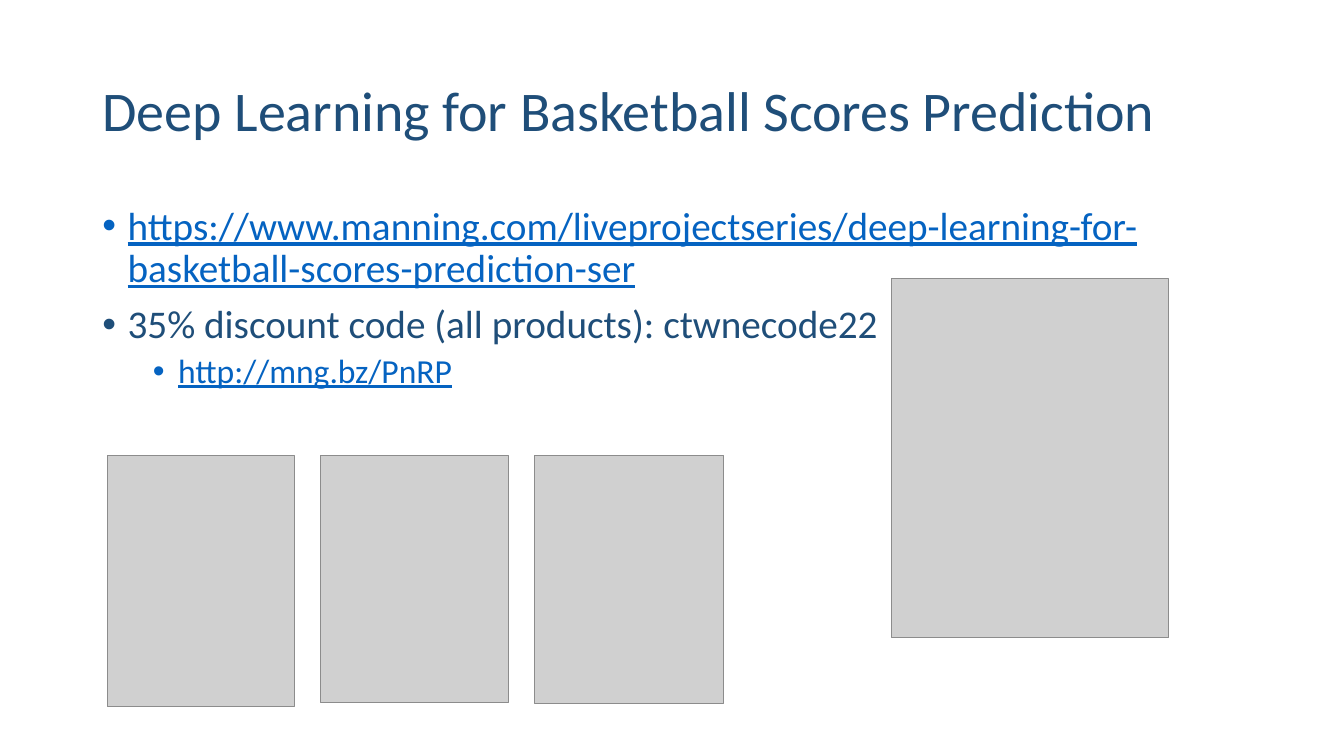
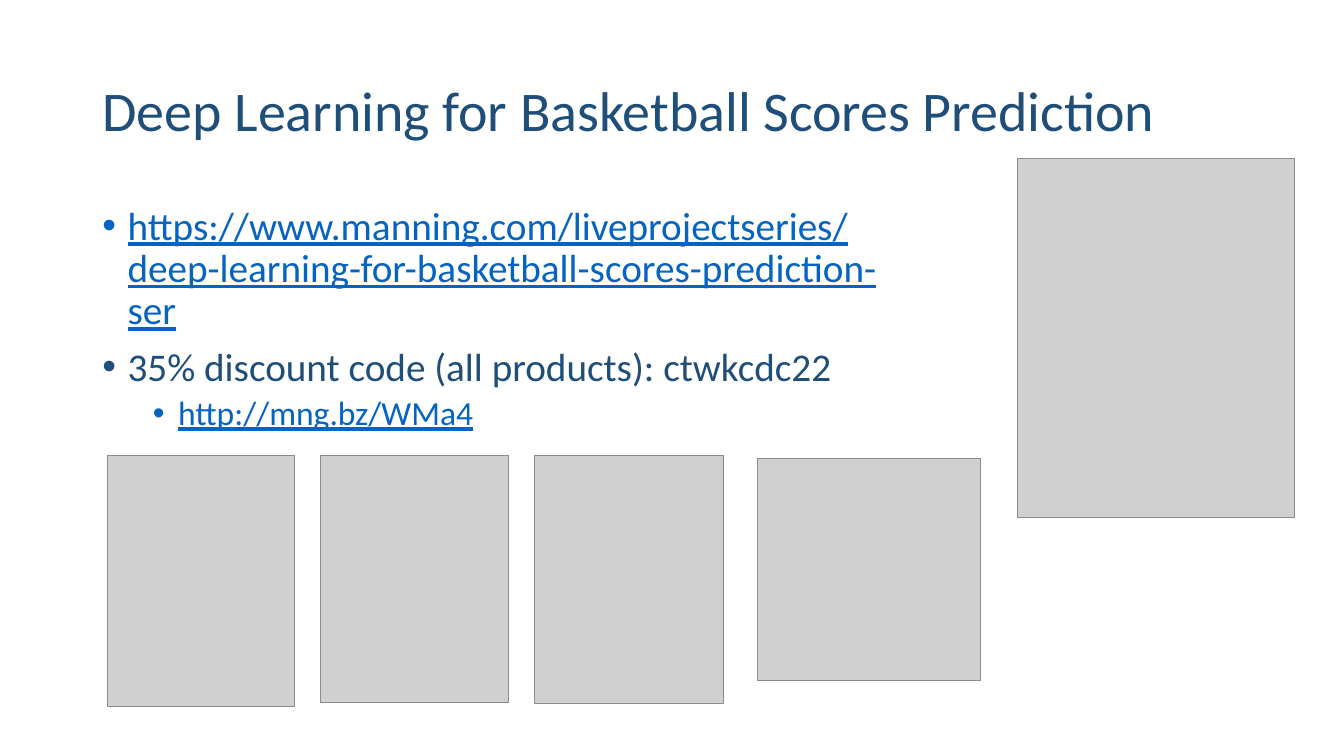
Before and after one commit to ehennis/Blog, a slide deck: slide 4 of UsingYourModels/DL-KCDC.pptx. Drawn at 1344x756 pixels with LibreOffice and Linux fonts; fonts in the diff are those of the drawing; grey boxes stand for pictures. Boxes give left, top, right and bottom in pixels: in the first picture for what was removed or moved away, otherwise in the second. Text is boxed around its words. In the diff, an @@ line names an element or a change of style, - is before the commit and + after.

```diff
--- a/UsingYourModels/DL-KCDC.pptx
+++ b/UsingYourModels/DL-KCDC.pptx
@@ picture: place and size @@
-picture at bbox=[892, 279, 1170, 638]
+picture at bbox=[1017, 158, 1295, 517]
@@ text at bbox=[128, 352, 831, 431]: text changed @@
-• 35% discount code (all products): ctwnecode22
-  • http://mng.bz/PnRP
+• 35% discount code (all products): ctwkcdc22
+  • http://mng.bz/WMa4
@@ picture added at bbox=[757, 459, 981, 682] @@
```
Also in this commit, not shown: 1 other slide changed, 1 other file.
